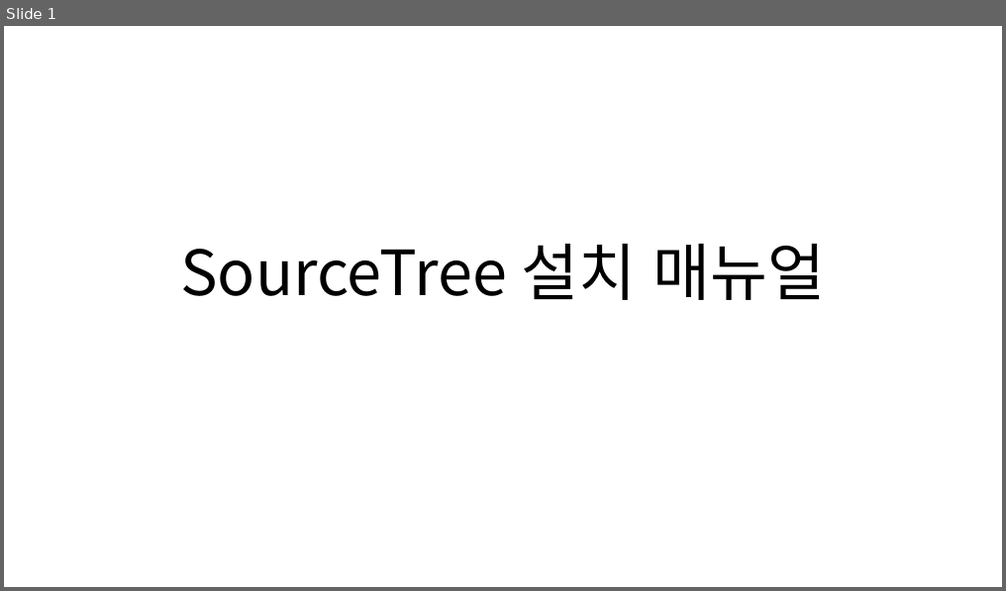
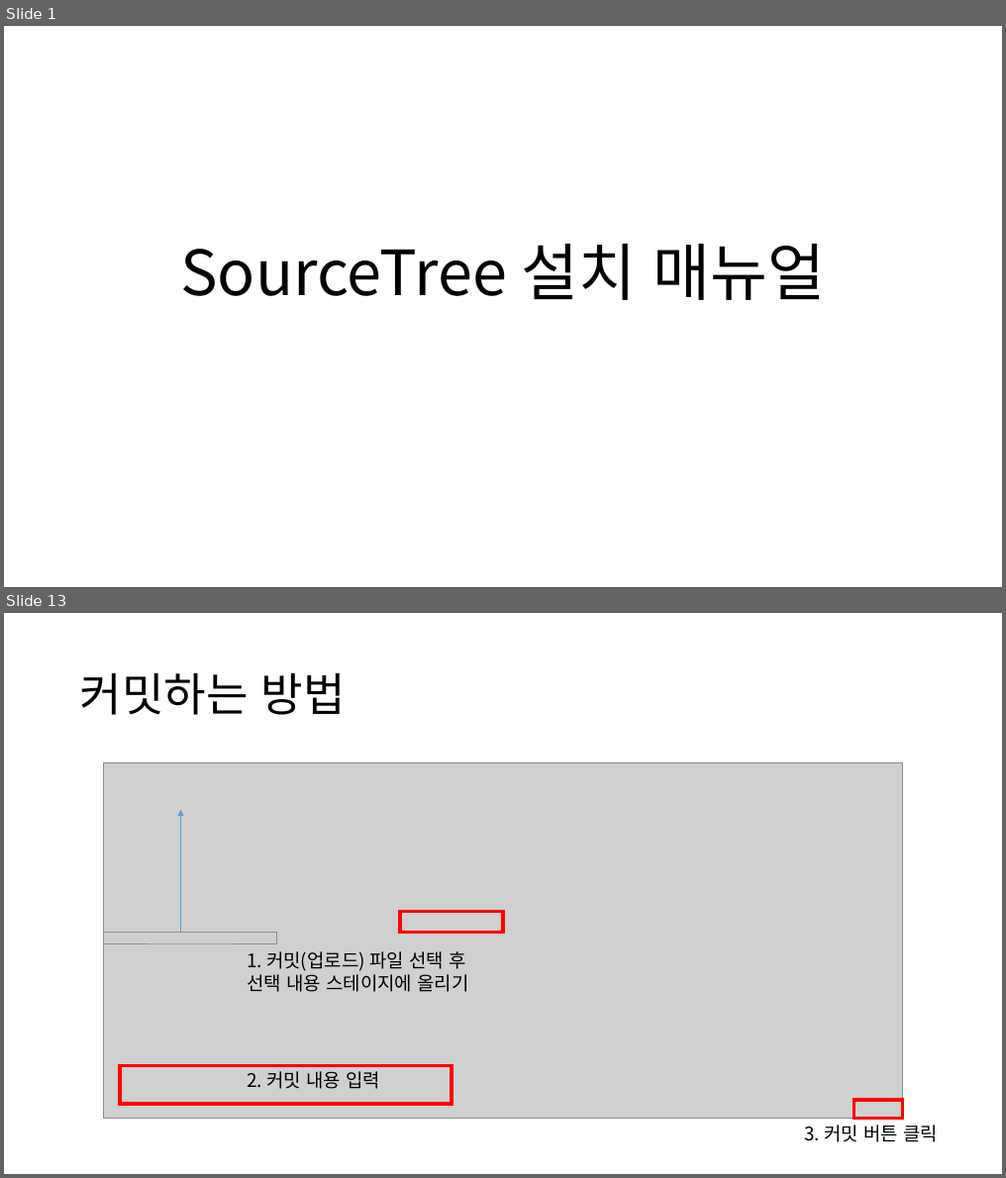
Before and after one commit to 92-seok/woobo_sriver, a slide deck: doc/매뉴얼/개발환경_설치매뉴얼(SourceTree).pptx. Shown one above the other, each under a label of ours: slide 1 before the commit, slides 1 and 13 after it; the slides between them are not shown. The pictures are 1006x591 and 1006x1178 pixels, drawn with LibreOffice and Linux fonts; fonts in the diff are those of the drawing; grey boxes stand for pictures. Boxes give left, top, right and bottom in pixels: in the first picture for what was removed or moved away, otherwise in the second. Text is boxed around its words. In the diff, an @@ line names an element or a change of style, - is before the commit and + after.

```diff
--- a/doc/매뉴얼/개발환경_설치매뉴얼(SourceTree).pptx
+++ b/doc/매뉴얼/개발환경_설치매뉴얼(SourceTree).pptx
@@ slide 13 added at box(4, 613, 1002, 1174), background #FFFFFF @@
@@ title added at box(80, 672, 346, 715), 44 pt, text #000000 @@
+커밋하는 방법
@@ picture added at box(104, 762, 903, 1119) @@
@@ arrow added from (180, 937) to (180, 810), #5B9BD5 0.5 pt @@
@@ picture added at box(104, 932, 277, 943) @@
@@ rectangle added at box(400, 912, 503, 933), outline #FF0000 3 pt @@
@@ text added at box(247, 952, 469, 992), 18 pt, text #000000 @@
+1. 커밋(업로드) 파일 선택 후
+선택 내용 스테이지에 올리기
@@ rectangle added at box(120, 1065, 451, 1104), outline #FF0000 3 pt @@
@@ text added at box(247, 1071, 380, 1089), 18 pt, text #000000 @@
+2. 커밋 내용 입력
@@ rectangle added at box(854, 1100, 902, 1119), outline #FF0000 3 pt @@
@@ text added at box(804, 1125, 939, 1143), 18 pt, text #000000 @@
+3. 커밋 버튼 클릭
```
Also in this commit, not shown: 2 slides changed, 9 other slides added, 2 slides removed.
